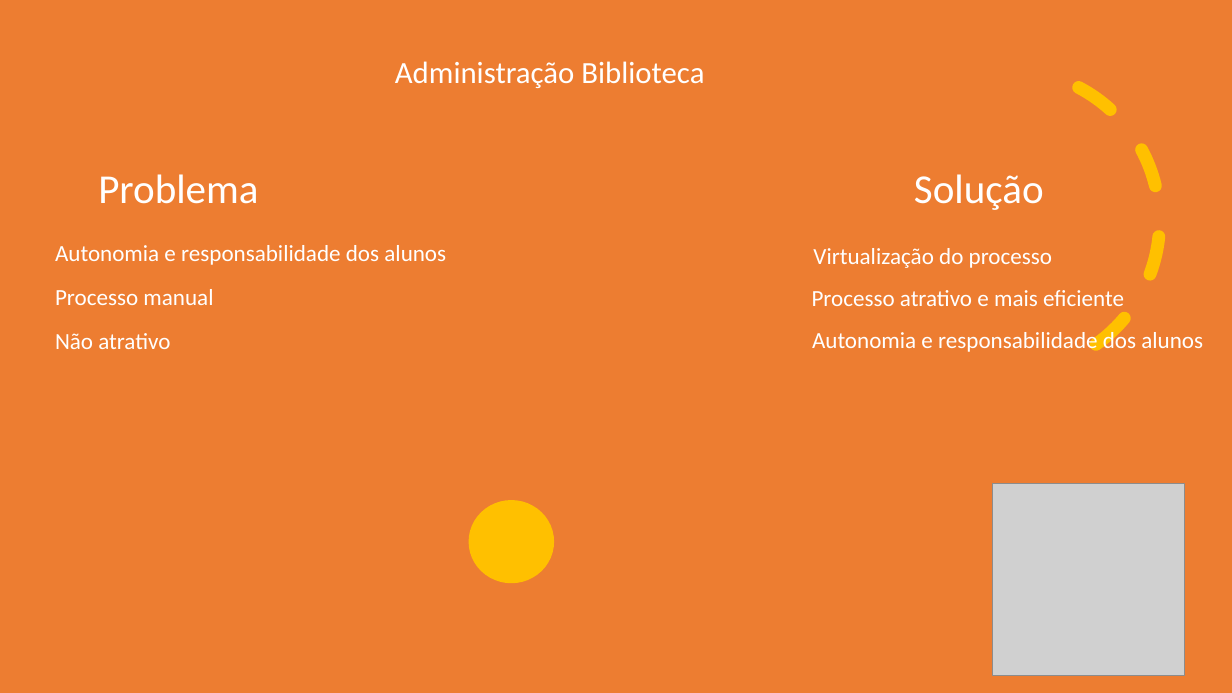
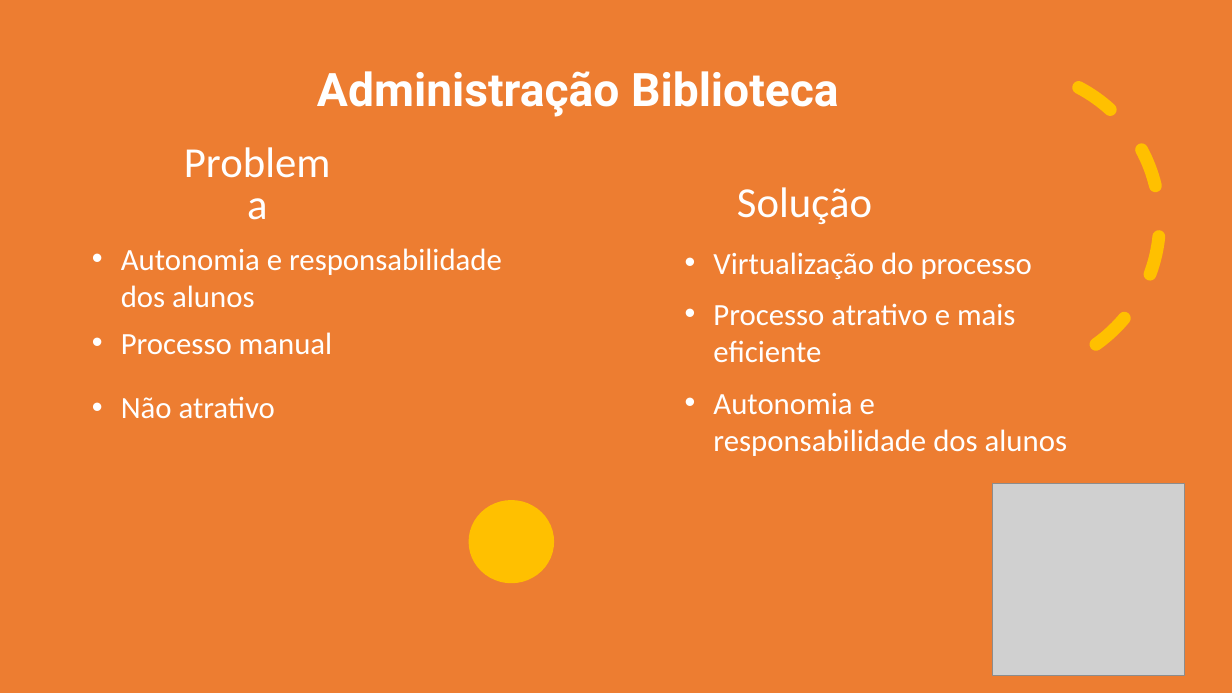
Before and after one commit to julialima1999/Limpeza_organiza-o, a slide deck: slide 12 of Apresentação/Limpeza e Organização_sugestao.pptx. Drawn at 1232x693 pixels with LibreOffice and Linux fonts; fonts in the diff are those of the drawing; grey boxes stand for pictures. Boxes give left, top, right and bottom in pixels: in the first picture for what was removed or moved away, otherwise in the second. Text is boxed around its words. In the diff, an @@ line names an element or a change of style, - is before the commit and + after.

```diff
--- a/Apresentação/Limpeza e Organização_sugestao.pptx
+++ b/Apresentação/Limpeza e Organização_sugestao.pptx
@@ text "Administração Biblioteca": place and size @@
-text "Administração Biblioteca" at [395,61,704,88]
+text "Administração Biblioteca" at [317,71,839,117]
@@ text "Administração Biblioteca" at [317,71,839,117]: size 24 to 36 pt, font Calibri to Roboto, bold on @@
@@ text "Problema": place and size @@
-text "Problema" at [98,174,258,204]
+text "Problema" at [165,177,349,232]
@@ text "Problema" at [165,177,349,232]: size 32 to 33.3 pt; line spacing 0.9 to 0.8 @@
@@ text "Solução" at [737,187,872,224]: size 32 to 33.3 pt; line spacing 0.9 to 0.8 @@
@@ text "Solução": place and size @@
-text "Solução" at [914,174,1044,210]
+text "Solução" at [737,187,872,224]
@@ text "Autonomia e responsabilidade dos alunos": place and size @@
-text "Autonomia e responsabilidade dos alunos" at [55,245,446,265]
+text "Autonomia e responsabilidade dos alunos" at [121,248,502,308]
@@ text "Virtualização do processo": place and size @@
-text "Virtualização do processo" at [813,248,1052,268]
+text "Virtualização do processo" at [713,252,1032,279]
@@ text "Processo atrativo e mais eficiente": place and size @@
-text "Processo atrativo e mais eficiente" at [812,290,1124,306]
+text "Processo atrativo e mais eficiente" at [713,303,1015,363]
@@ text "Processo manual": place and size @@
-text "Processo manual" at [55,289,213,305]
+text "Processo manual" at [121,332,332,355]
@@ text "Não atrativo": place and size @@
-text "Não atrativo" at [55,333,170,349]
+text "Não atrativo" at [121,396,275,419]
@@ size 18 to 24 pt; bullet none to • in 6 elements at [121,332,332,355], [121,248,502,308], [713,252,1032,279], [121,396,275,419], [713,303,1015,363], [713,393,1067,456] @@
@@ text "Autonomia e responsabilidade dos alunos": place and size @@
-text "Autonomia e responsabilidade dos alunos" at [812,328,1203,352]
+text "Autonomia e responsabilidade dos alunos" at [713,393,1067,456]
```
Also in this commit, not shown: 7 other slides changed.
